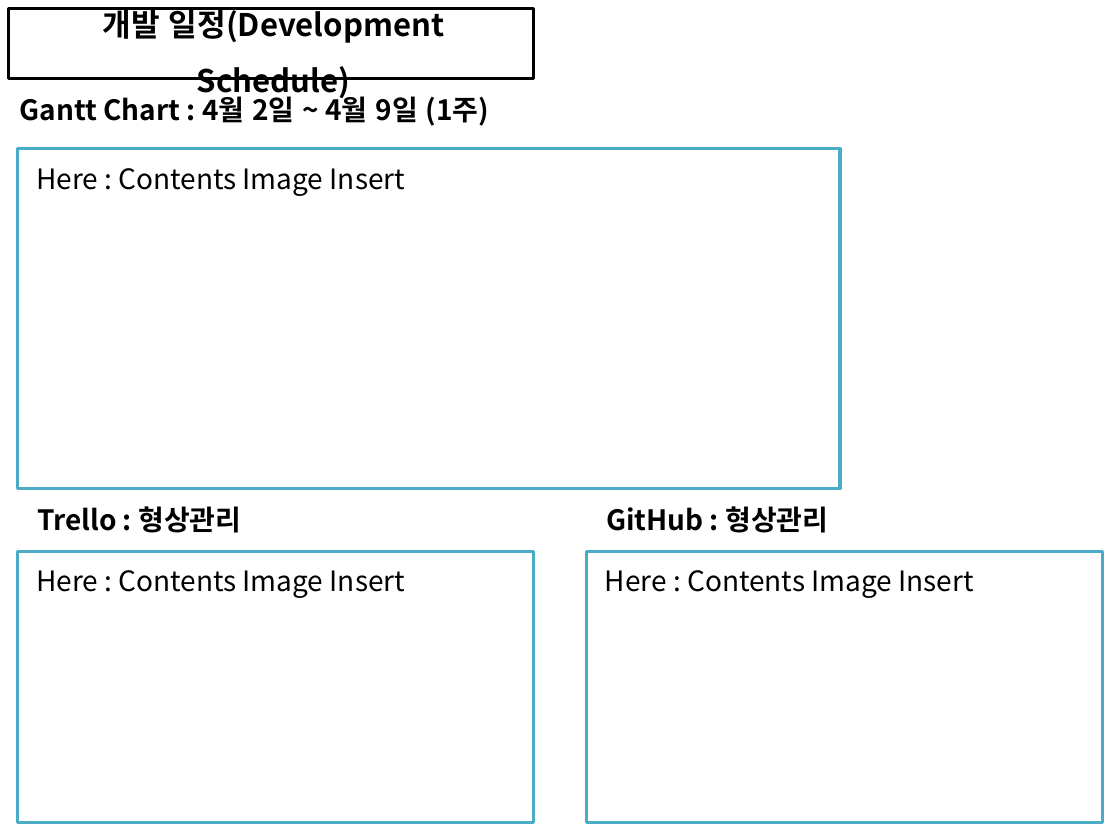
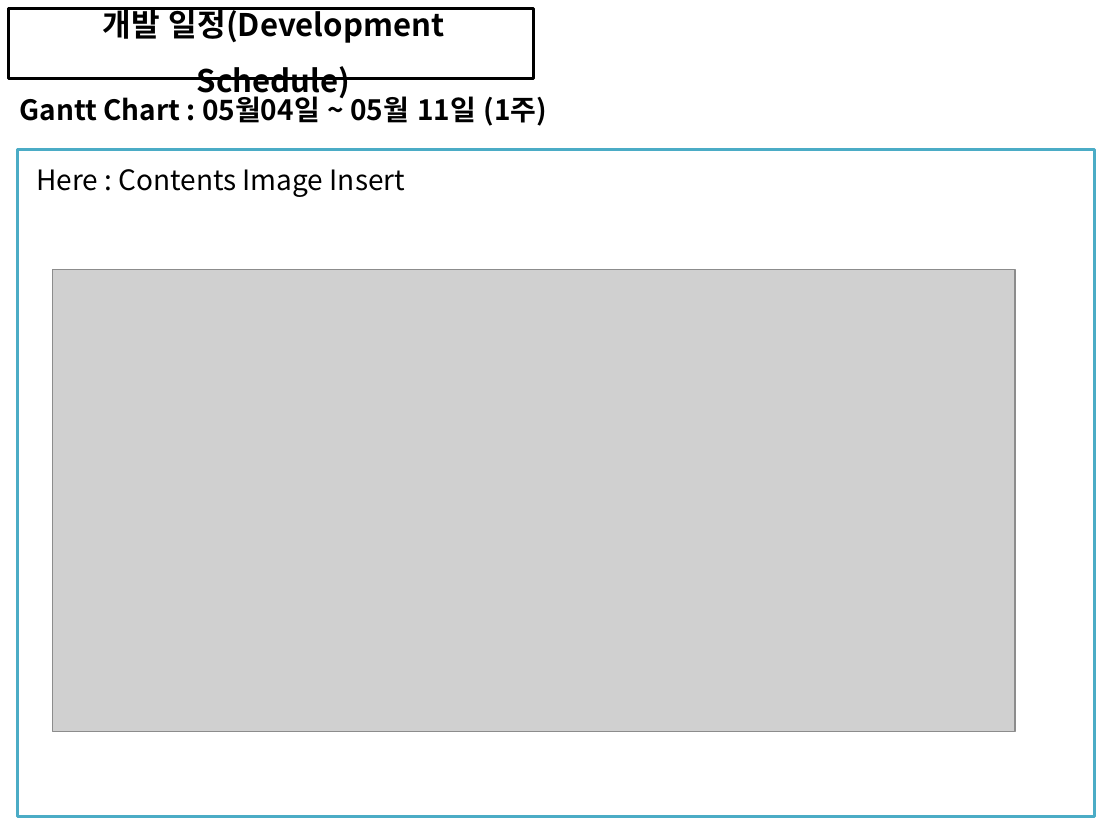
Before and after one commit to soh0256/5team, a slide deck: slide 5 of 개발 5팀 6차 미니 프로젝트/6) KOSMO_77기_개발 0팀_일정관리_형상관리_활용_종합보고서.pptx (slide 1 before the commit). Drawn at 1120x840 pixels with LibreOffice and Linux fonts; fonts in the diff are those of the drawing; grey boxes stand for pictures. Boxes give left, top, right and bottom in pixels: in the first picture for what was removed or moved away, otherwise in the second. Text is boxed around its words. In the diff, an @@ line names an element or a change of style, - is before the commit and + after.

Commit message:
형상관리보고서

```diff
--- a/개발 5팀 6차 미니 프로젝트/6) KOSMO_77기_개발 0팀_일정관리_형상관리_활용_종합보고서.pptx
+++ b/개발 5팀 6차 미니 프로젝트/6) KOSMO_77기_개발 0팀_일정관리_형상관리_활용_종합보고서.pptx
@@ text at bbox=[20, 92, 547, 126]: text changed @@
-Gantt Chart : 4월 2일 ~ 4월 9일 (1주)
+Gantt Chart : 05월04일 ~ 05월 11일 (1주)
@@ rectangle removed at bbox=[18, 149, 840, 489] @@
@@ rectangle: place and size @@
-rectangle at bbox=[586, 551, 1102, 822]
+rectangle at bbox=[18, 150, 1095, 818]
@@ text "Here : Contents Image Insert": place and size @@
-text "Here : Contents Image Insert" at bbox=[605, 570, 973, 598]
+text "Here : Contents Image Insert" at bbox=[36, 169, 405, 197]
@@ picture added at bbox=[53, 269, 1015, 731] @@
@@ text removed at bbox=[37, 506, 241, 533] @@
-Trello : 형상관리
@@ text removed at bbox=[606, 506, 828, 533] @@
-GitHub : 형상관리
@@ rectangle removed at bbox=[18, 551, 534, 822] @@
@@ text removed at bbox=[36, 570, 405, 598] @@
-Here : Contents Image Insert
```
Also in this commit, not shown: 3 other slides changed, 1 slide added.
